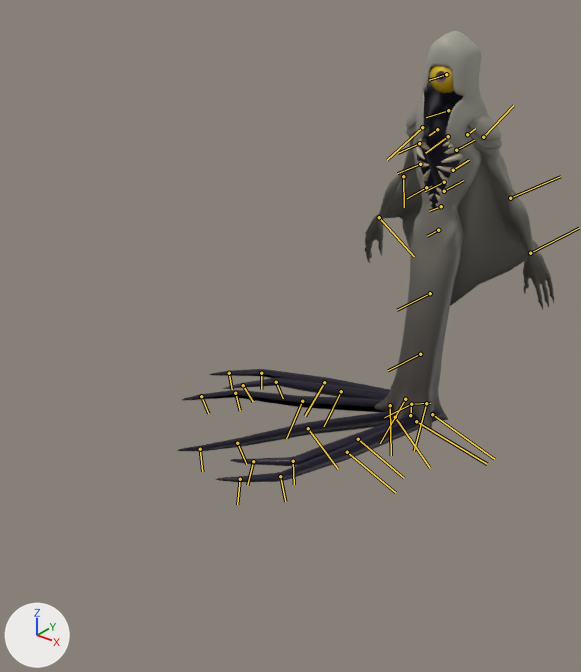
The FBX model The Demon King/Assets/Art/PlayerCharacter/Animations/RayDemon/A_RayDemon_WalkSW.fbx, before and after one commit.
Rendered twice from a 50 mm camera at (1.91, -3.48, 2.39) aimed at (-0.39, -0.6, 0.61). Arrows for +X, +Y and +Z are at lower left; the lights stay in place. Both versions are drawn at frame 6 of the action 'Take 001'; the numbers are the values there. The bones that bend it are drawn over the model as lines.

In view in the first picture: 'Ray_Arms', 'Ray_Body', 'Ray_Cape', 'Ray_Eye', 'Ray_Legs'.
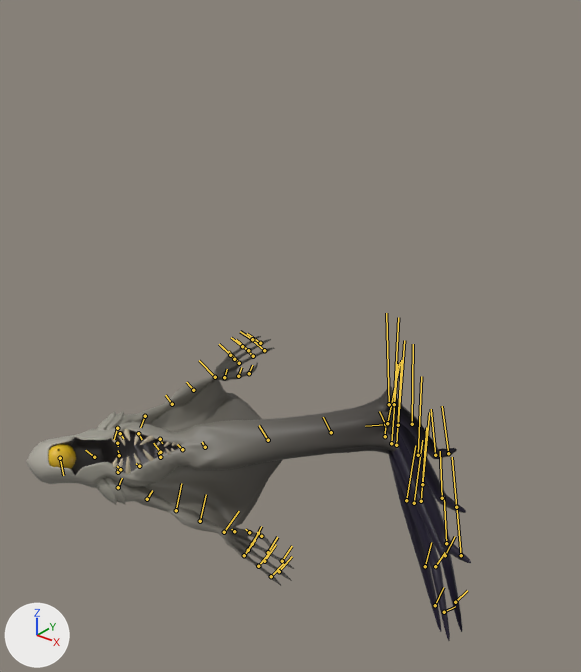
Commit message: Ray Demon Animations Reimport

The change, as a list of edits to the scene's bpy script:
```text
Change bone_raybind_root_nub:
    where bone_raybind_root_nub = bpy.data.objects['Bind_bones'].pose.bones['RayBind_Root_NUB']
    bone_raybind_root_nub.location: (0.0, 0.0, 0.0) -> (0.4, 0.0, 27.3)
    bone_raybind_root_nub.rotation_quaternion: (0.379, 0.0, 0.925, 0.0) -> (0.924, 0.0, -0.382, 0.0)  # degrees (0, 135, 0) -> degrees (0, -45, 0)
Change bone_raybind_spine1_jnt:
    where bone_raybind_spine1_jnt = bpy.data.objects['Bind_bones'].pose.bones['RayBind_spine1_JNT']  # child of 'RayBind_GOG_NUB'
    bone_raybind_spine1_jnt.rotation_quaternion: (-0.386, 0.918, 0.088, 0.03) -> (0.296, 0.551, 0.747, 0.224)  # degrees (-135, -7, 8) -> degrees (138, 11, 103)
Change bone_raybind_eyeball_jnt:
    where bone_raybind_eyeball_jnt = bpy.data.objects['Bind_bones'].pose.bones['RayBind_eyeball_JNT']  # child of 'RayBind_head_JNT'
    bone_raybind_eyeball_jnt.location: (0.1, -0.4, 0.0) -> (0.0, 0.0, 0.0)
    bone_raybind_eyeball_jnt.rotation_quaternion: (0.998, 0.065, 0.007, -0.018) -> (-0.17, 0.982, 0.084, 0.0)  # degrees (7, 1, -2) -> degrees (-160, -2, 9)
Change bone_raybind_tendrilfront1_r_jnt:
    where bone_raybind_tendrilfront1_r_jnt = bpy.data.objects['Bind_bones'].pose.bones['RayBind_tendrilFront1_R_JNT']  # child of 'RayBind_GOG_NUB'
    bone_raybind_tendrilfront1_r_jnt.location: (0.0, 0.0, 0.0) -> (-20.9, 7.3, -2.3)
    bone_raybind_tendrilfront1_r_jnt.rotation_quaternion: (-0.445, 0.0, 0.0, 0.895) -> (0.345, 0.362, 0.607, 0.617)  # degrees (0, 0, -127) -> degrees (90, -2, 120)
Change bone_raybind_tendrilmid1_r_jnt:
    where bone_raybind_tendrilmid1_r_jnt = bpy.data.objects['Bind_bones'].pose.bones['RayBind_tendrilMid1_R_JNT']  # child of 'RayBind_GOG_NUB'
    bone_raybind_tendrilmid1_r_jnt.location: (0.0, 0.0, 0.0) -> (-12.3, -3.8, -8.4)
    bone_raybind_tendrilmid1_r_jnt.rotation_quaternion: (0.865, 0.0, 0.0, -0.502) -> (0.013, -0.013, 0.707, 0.707)  # degrees (0, 0, -60) -> degrees (-90, 178, 0)
Change bone_raybind_tendrilback1_r_jnt:
    where bone_raybind_tendrilback1_r_jnt = bpy.data.objects['Bind_bones'].pose.bones['RayBind_tendrilBack1_R_JNT']  # child of 'RayBind_GOG_NUB'
    bone_raybind_tendrilback1_r_jnt.location: (0.0, 0.0, 0.0) -> (-3.6, 7.3, -2.3)
    bone_raybind_tendrilback1_r_jnt.rotation_quaternion: (0.98, 0.0, 0.0, -0.2) -> (-0.245, -0.452, 0.544, 0.663)  # degrees (0, 0, -23) -> degrees (90, 20, -120)
Change bone_raybind_tendrilfront1_l_jnt:
    where bone_raybind_tendrilfront1_l_jnt = bpy.data.objects['Bind_bones'].pose.bones['RayBind_tendrilFront1_L_JNT']  # child of 'RayBind_GOG_NUB'
    bone_raybind_tendrilfront1_l_jnt.location: (0.0, 0.0, 0.0) -> (10.3, 11.1, -10.0)
    bone_raybind_tendrilfront1_l_jnt.rotation_quaternion: (-0.445, 0.0, 0.0, 0.895) -> (0.617, -0.607, 0.362, -0.345)  # degrees (0, 0, -127) -> degrees (-90, 2, -60)
Change bone_raybind_tendrilmid1_l_jnt:
    where bone_raybind_tendrilmid1_l_jnt = bpy.data.objects['Bind_bones'].pose.bones['RayBind_tendrilMid1_L_JNT']  # child of 'RayBind_GOG_NUB'
    bone_raybind_tendrilmid1_l_jnt.location: (0.0, 0.0, 0.0) -> (12.3, 3.8, -16.1)
    bone_raybind_tendrilmid1_l_jnt.rotation_quaternion: (0.865, 0.0, 0.0, -0.502) -> (0.707, -0.707, -0.013, -0.013)  # degrees (0, 0, -60) -> degrees (-90, -2, 0)
Change bone_raybind_tendrilback1_l_jnt:
    where bone_raybind_tendrilback1_l_jnt = bpy.data.objects['Bind_bones'].pose.bones['RayBind_tendrilBack1_L_JNT']  # child of 'RayBind_GOG_NUB'
    bone_raybind_tendrilback1_l_jnt.location: (0.0, 0.0, 0.0) -> (14.3, 11.1, -10.0)
    bone_raybind_tendrilback1_l_jnt.rotation_quaternion: (0.989, 0.0, 0.0, -0.15) -> (0.663, -0.544, -0.452, 0.245)  # degrees (0, 0, -17) -> degrees (-90, -20, 60)
```

Where the change shows, as pixel boxes (x1, y1, x2, y2) in the pictures (581 x 672 px):
'Ray_Body', posed (227% wider, 74% shorter)
    before: (374, 31, 487, 430)
    after: (27, 386, 399, 488)
'Ray_Legs', posed (68% narrower, 116% taller)
    before: (177, 369, 442, 482)
    after: (388, 396, 471, 641)
'Ray_Cape', posed
    before: (383, 160, 538, 305)
    after: (141, 380, 282, 529)
'Ray_Arms', posed (25% taller)
    before: (365, 110, 554, 310)
    after: (96, 336, 294, 586)
'Ray_Eye', posed
    before: (429, 66, 454, 93)
    after: (49, 444, 76, 469)
'Ray_Teeth', now drawn (beige)
    after: (111, 429, 180, 475)
bone 'RayBind_Root_NUB', root to tip
    before: (410, 415) to (411, 404)
    after: (385, 436) to (385, 424)
bone 'RayBind_spine1_JNT', root to tip
    before: (411, 404) to (384, 417)
    after: (385, 424) to (379, 411)
bone 'RayBind_eyeball_JNT', root to tip
    before: (446, 74) to (429, 80)
    after: (60, 458) to (63, 475)
bone 'RayBind_tendrilFront1_R_JNT', root to tip
    before: (432, 414) to (494, 459)
    after: (396, 445) to (401, 360)
bone 'RayBind_tendrilMid1_R_JNT', root to tip
    before: (416, 421) to (487, 464)
    after: (391, 443) to (397, 364)
bone 'RayBind_tendrilBack1_R_JNT', root to tip
    before: (395, 417) to (430, 468)
    after: (387, 423) to (400, 362)
bone 'RayBind_tendrilFront1_L_JNT', root to tip
    before: (426, 403) to (414, 451)
    after: (398, 425) to (404, 340)
bone 'RayBind_tendrilMid1_L_JNT', root to tip
    before: (405, 399) to (380, 443)
    after: (394, 404) to (398, 317)
bone 'RayBind_tendrilBack1_L_JNT', root to tip
    before: (390, 405) to (391, 455)
    after: (389, 404) to (386, 313)
